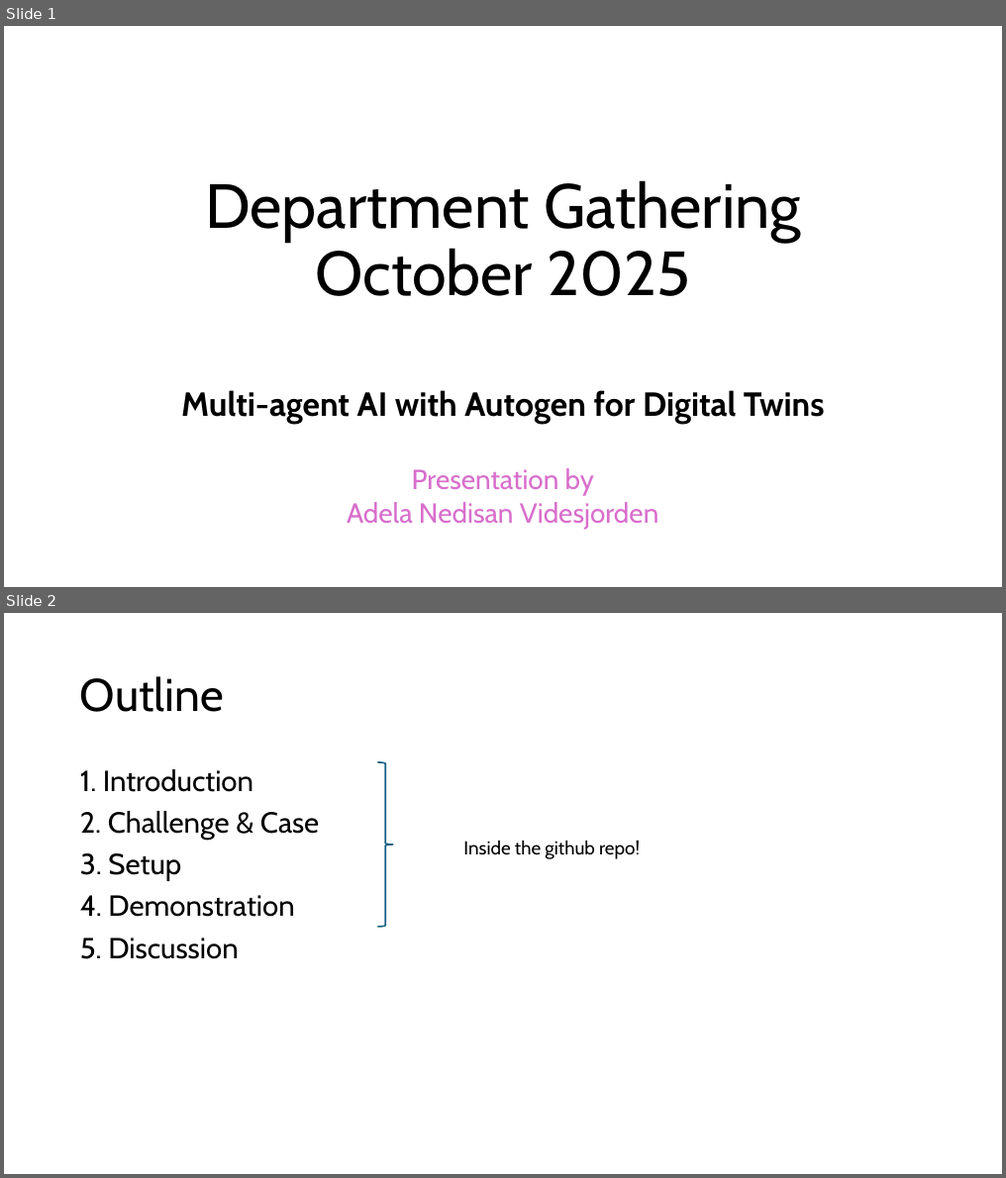
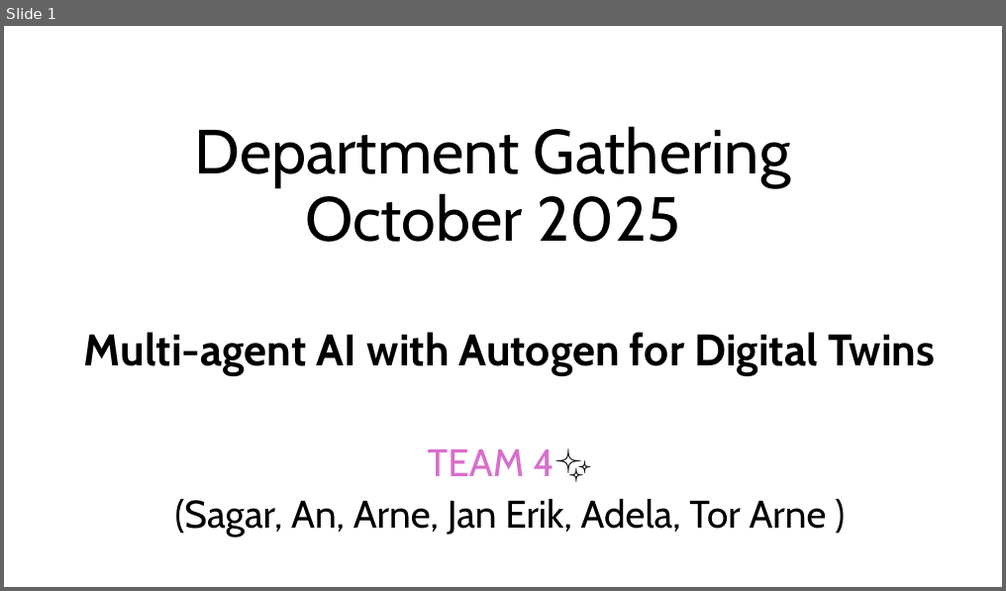
Before and after one commit to adelanv/DepartmentGathering-2025, a slide deck: Multi-agent4DT.pptx. Shown one above the other, each under a label of ours: slides 1 and 2 before the commit, slide 1 after it. The pictures are 1006x1178 and 1006x591 pixels, drawn with LibreOffice and Linux fonts; fonts in the diff are those of the drawing. Boxes give left, top, right and bottom in pixels: in the first picture for what was removed or moved away, otherwise in the second. Text is boxed around its words. In the diff, an @@ line names an element or a change of style, - is before the commit and + after.

```diff
--- a/Multi-agent4DT.pptx
+++ b/Multi-agent4DT.pptx
@@ slide 2 removed at box(4, 613, 1002, 1174), background #FFFFFF @@
@@ title removed at box(80, 676, 224, 712) @@
-Outline
@@ text removed at box(80, 769, 319, 959) @@
-1. Introduction
-2. Challenge & Case
-3. Setup
-4. Demonstration
-5. Discussion
@@ right brace removed at box(377, 762, 393, 928) @@
@@ text removed at box(463, 840, 640, 860) @@
-Inside the github repo!
@@ slide 1 changed as well @@
@@ title "Department Gathering October 2025": place and size @@
-title "Department Gathering October 2025" at box(205, 180, 801, 296)
+title "Department Gathering October 2025" at box(195, 126, 791, 242)
@@ subtitle "Multi-agent AI with Autogen for ...": place and size @@
-subtitle "Multi-agent AI with Autogen for ..." at box(181, 390, 825, 530)
+subtitle "Multi-agent AI with Autogen for ..." at box(84, 332, 935, 537)
@@ subtitle at box(84, 332, 935, 375): size 32.2 to 42.5 pt in "Multi-agent AI with Autogen for Digital Twins"; line spacing 0.7 to 0.9 @@
@@ subtitle at box(175, 449, 827, 537): text changed; size 26.6 to 37 pt; text colour #D86ECC to #000000 @@
-Presentation by
-Adela Nedisan Videsjorden
+TEAM 4✨
+(Sagar, An, Arne, Jan Erik, Adela, Tor Arne )
```
Also in this commit, not shown: 1 other slide changed, 11 slides added, 1 other file.
